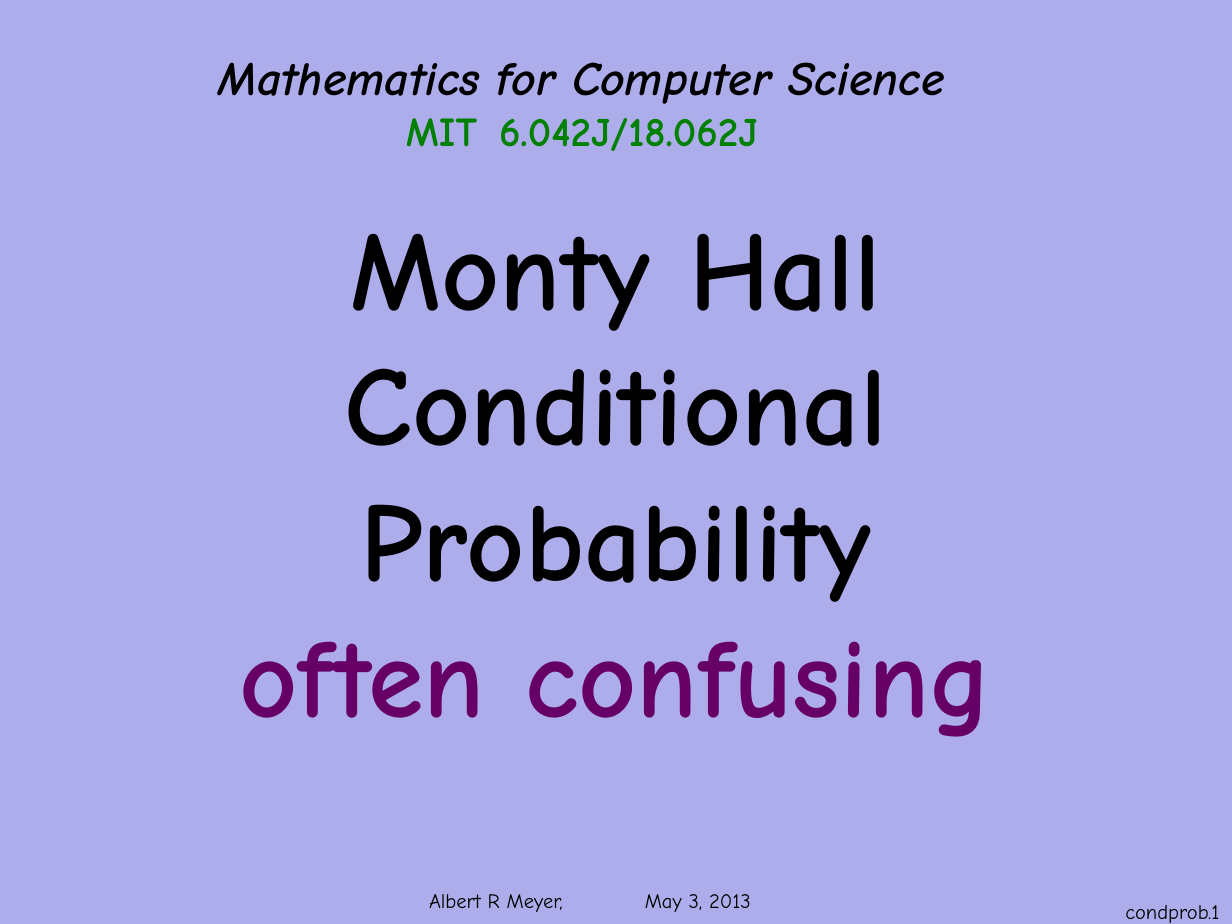
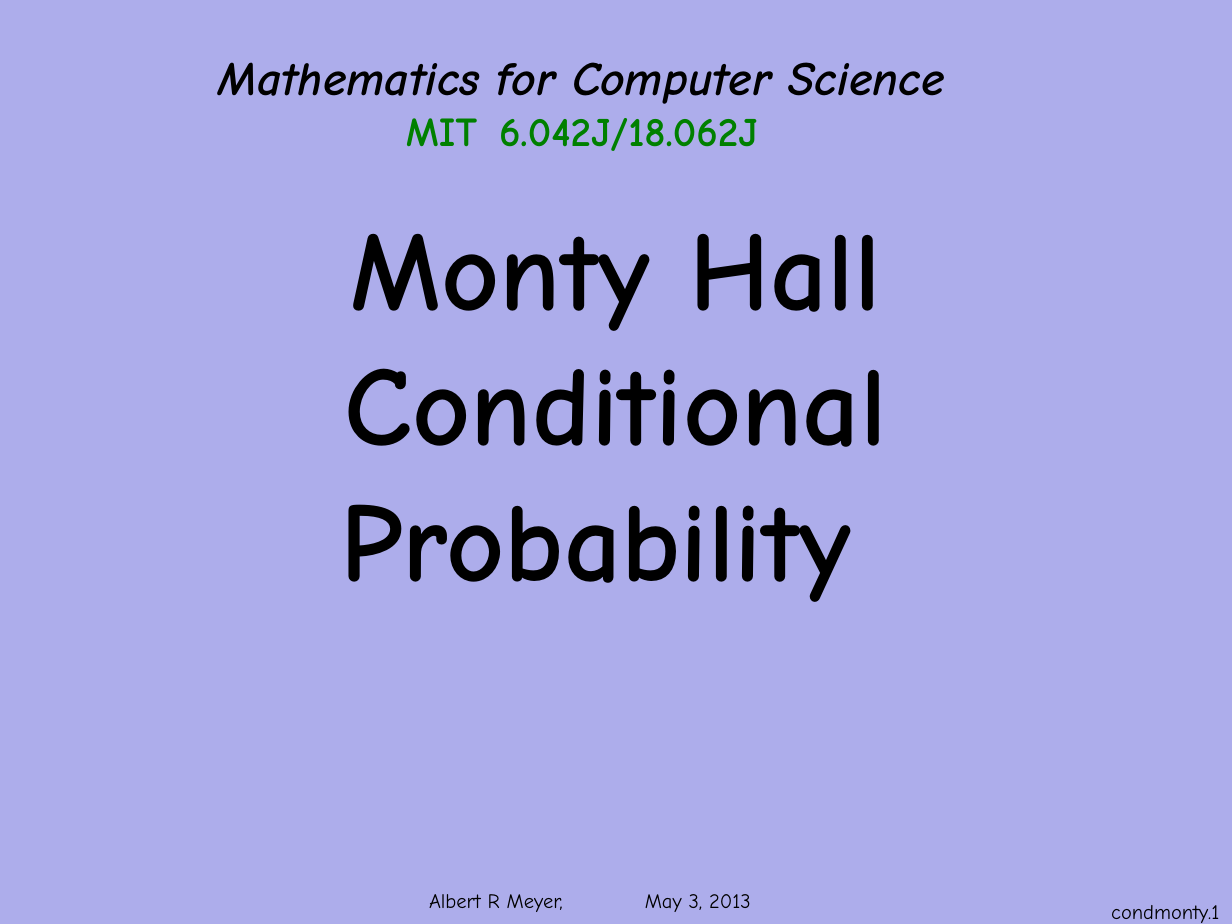
Before and after one commit to armeyer/mcs_web, a slide deck: slide 1 of spring13/slides13/conditional-monty.pptx. Drawn at 1232x924 pixels with LibreOffice and Linux fonts; fonts in the diff are those of the drawing; background and template pictures are left out. Boxes give left, top, right and bottom in pixels: in the first picture for what was removed or moved away, otherwise in the second. Text is boxed around its words. In the diff, an @@ line names an element or a change of style, - is before the commit and + after.

Commit message:
add cp14m, edit prob-conditional conditional-monty.pptx

```diff
--- a/spring13/slides13/conditional-monty.pptx
+++ b/spring13/slides13/conditional-monty.pptx
@@ title at (x1=340, y1=234, x2=887, y2=602): text changed @@
-Monty Hall
-Conditional
-Probability
-often confusing
+Monty Hall
+Conditional
+Probability
@@ page number at (x1=1111, y1=905, x2=1219, y2=923): text changed @@
-condprob.1
+condmonty.1
```
Also in this commit, not shown: 15 other slides changed, 18 slides added, 1 slide removed, 2 other files.
